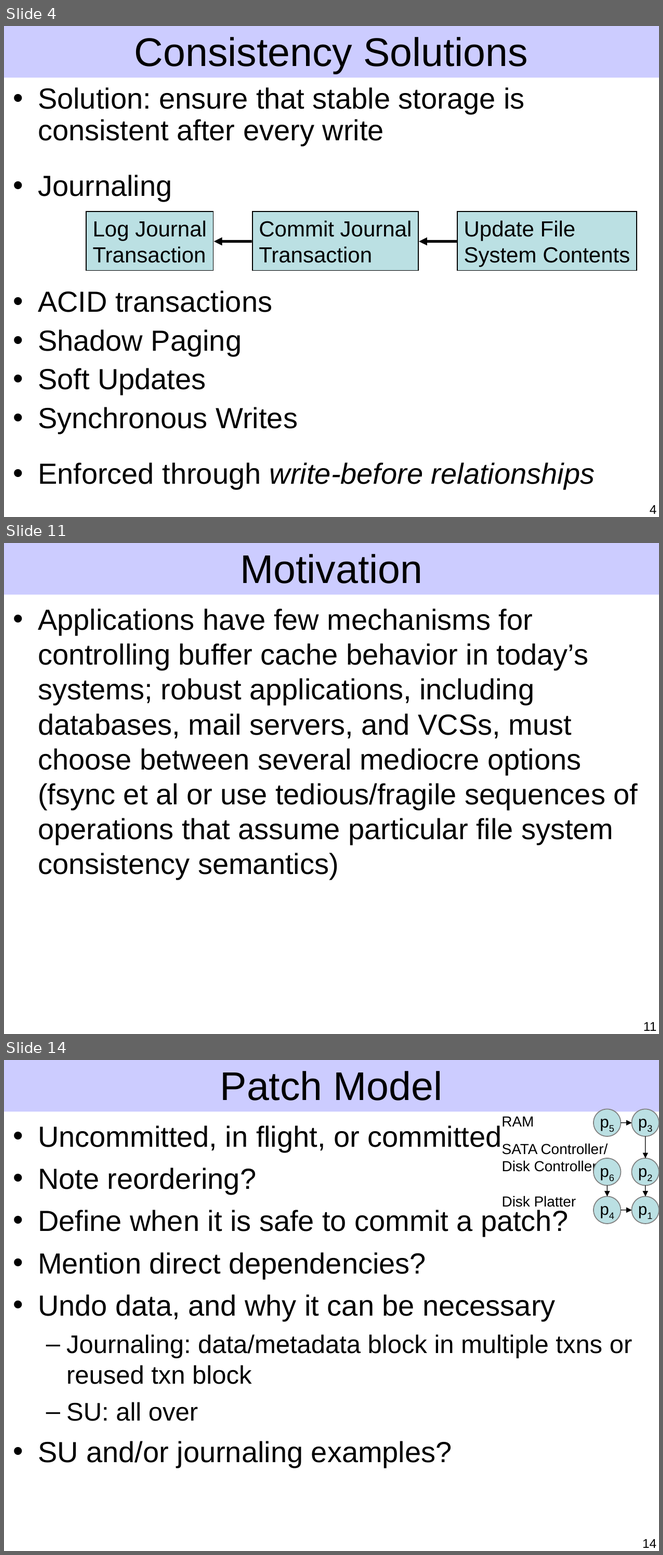
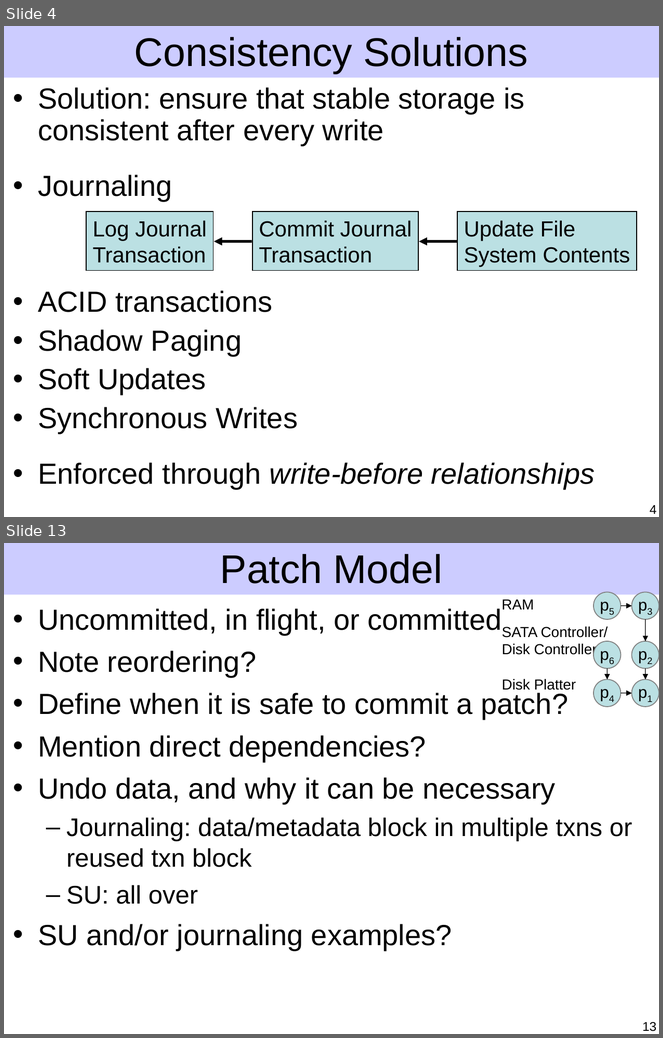
Before and after one commit to ucla-readable/fstitch-doc, a slide deck: sosp/pres.ppt. Shown one above the other, each under a label of ours: slides 4, 11 and 14 before the commit, slides 4 and 13 after it; the slides between them are not shown. The pictures are 663x1555 and 663x1038 pixels, drawn with LibreOffice and Linux fonts; fonts in the diff are those of the drawing. Boxes give left, top, right and bottom in pixels: in the first picture for what was removed or moved away, otherwise in the second. Text is boxed around its words. In the diff, an @@ line names an element or a change of style, - is before the commit and + after.

Commit message:
Improve motivation and patch model.

```diff
--- a/sosp/pres.ppt
+++ b/sosp/pres.ppt
@@ slide 11 removed at [4,543,659,1034], background #FFFFFF; not listed: 1 template element that a slide beside it also shows @@
@@ title removed at [240,554,423,584] @@
-Motivation
@@ text removed at [38,609,638,880] @@
-• Applications have few mechanisms for controlling buffer cache behavior in today’s systems; robust applications, including databases, mail servers, and VCSs, must choose between several mediocre options (fsync et al or use tedious/fragile sequences of operations that assume particular file system consistency semantics)
@@ page number removed at [644,1022,657,1031] @@
-11
@@ what was slide 14 is now slide 13 @@
@@ page number at [643,1022,657,1032]: text changed @@
-14
+13
```
Also in this commit, not shown: 11 slides changed.
